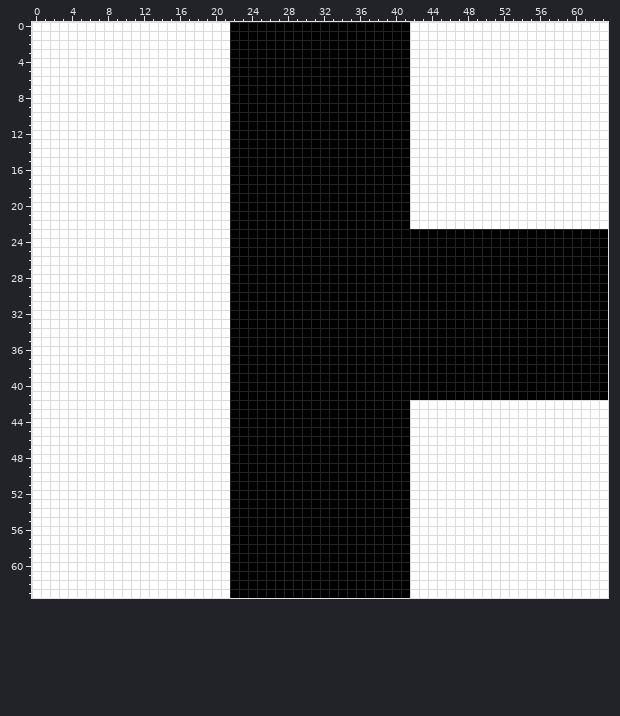
A pixel-art sprite gets an edit: static/images/top_right_bottom_none.png. This is how it looked before the edit.
The file is 64x64 pixels. Colours within 5 levels of each other are drawn and written as one.
After the commit:
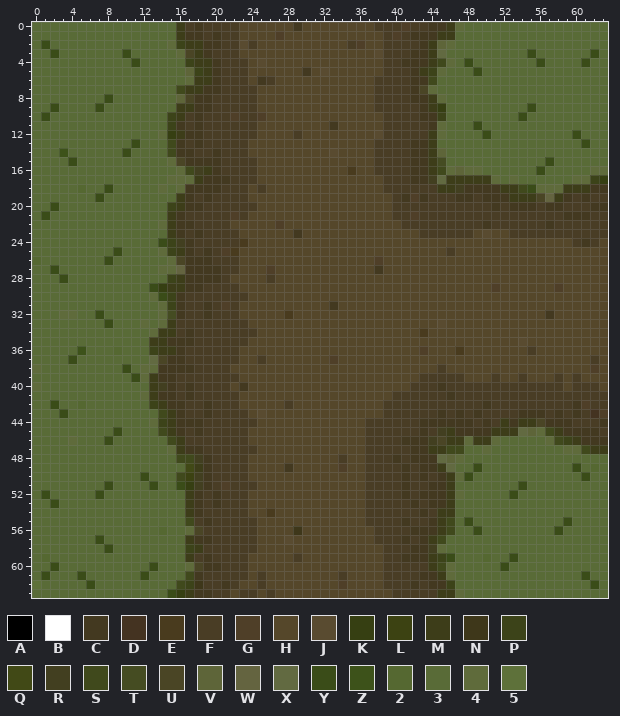
Palette (. is transparent): A #000000  B #ffffff  C #433920  D #443321  E #493b1e  F #493d25  G #4f3f28  H #55472a  J #594b30  K #363f12  L #3c4212  M #3d3d19  N #3e371a  P #3c4319  Q #414916  R #423f20  S #40491c  T #454c22  U #4a4525  V #5e6539  W #646440  X #626a41  Y #3a4c18  Z #3d521a  2 #556831  3 #596b37  4 #5f6b3b  5 #5e713a
Diff:
Changed rows in their new state; - is an unchanged pixel.
first column x 0:
 0 3333333333333333MFCFFFFHHHHHHCHHHHHHHHFFFGFFCCM43333333333333333
 1 3333333333333333MCCFCFFHHHHGHHHHHHHHHHHFGFCCCMM33333333333333333
 2 3Y33333333333334PMMCCFFJFHHHHHHHHHHFGHHFFFFCMV433333333333333333
 3 33Y3333333Y333334UMCFFFHHHHHHHHHHHHHHHJFFFCCMX333333333Y333333Y3
 4 33333333333Y33333PMMCFFFHJHHHHHHHHHHHHHFFCCCMS43Y3333333Y3333Y33
 5 33333333333333333VPMCFFFHHHHHHCHJHHHHHHFFFCMP4333Y33333333333333
 6 333333333333333334MMCFFFHCFHHHHHHHHHHHFFFFCCS3333333333333333333
 7 3333333333333333SMMCCFFFFHHHHHHHHHHHHHFFFFCU43333333333333333333
 8 33333333Y3333333VUCCFFFFFHHHHHHHHHHHHHFFFFCCM4333333333333333333
 9 33Y3333Y33333333MMCCFFFFFHHHHHHHHHHHHHFFFFFCMK333333333Y33333333
10 3Y3333333333333PMFCFFFGFFGHHHHHHHHHHHHHFFFFCCP33333333Y333333333
11 333333333333333PCFCFFFFFFHHHHHHHHCHHHHHFFFFFC4333Y33333333333333
12 333333333333334KMCCFFFFFFHHHHFHHHHHHHHJFFFFFM43333Y333333333Y333
13 33333333333Y333SCFCFFFFFHHHHHHHHHHHHHHFFFFCCM3333333333333333Y33
14 333Z333333Y3333SCCFFCFFFHHHHHHHHHJHHHHFFFFCCMV333333333333333333
15 3333Y33333333334UCCCCFFFFHHHHHHHHHHHHHFFFFCCMT33333333333Y333333
16 33333333333333334SRMCFFFFHHHHHHHHHHEHHFFFFCCMS4V44333333Y3333344
17 333333333333333444MCCCFFFHHHHHHHHHHHHHHFFFCCRXMMMMM43433333344PK
18 33333233Y33333434CCCCFFFHFHHHHHHHHHHHHHFFFFFFMMRCCCCMMSY444MMMCC
19 3333333Y33333333MCFCFFFFHHHHHHHHHHHHHHHHFCGCFFFCCFCCCMMMUWMCFCFF
20 33Y333333333333PMCCFFFFFFHHHHHHHHHHHHHHHFFFFFFFFFFFCFCCCFCCFFFCC
21 3Y3333333333333MCFFFFFGFHHHHHHHHHHHHHHHHFFGFFFFFFFFFFFFFFFFCCCFF
22 333333333333334MCCFFFFHHHHHGHHHHHHHHHHHHHFFFFFFFFFCFFFFFFCFFFFFF
23 333333333333333MCFCFFFFHHHHHHCHHHHHHHHHHHHHFFFFFFHJHHFFFFFFFFFFF
24 33333333333333YPRCFFFFFEHHHHHHHHHHHHHHHHHHHHHHHHHHHHHHHHHHHHFCFH
25 333333333Y33334PMCFCFGEHHHHHHHHHHHHHHHHHHHHHHHFHHHHHHHHHHHHHHHHH
26 23333333Y3333334UCCCFFFHHHHHHHHHHHHHHHGHHHHHHHHHHHHHHHHHHHHHHHHH
27 33Y3333333333344WCCCCFFHHHGHHHHHHHHHHHCHHHHHHHHHHHHHHHHHHHHHHHHH
28 333Y33333333333PMCCCCFHHHHFHHHHHHHHHHHHHHHHHHHHHHHHHHHHHHHHHHHHH
29 3333333333333YKMMCCFFFFHHHHHHHHHHHHHHHHHHHHHHHHHHHHGHHHHHHGHHHHH
30 33333333333334YPCFFFFFFFHHHHHHHHHHHHHHHHHHHHHHHHHHHHHHHHHHHHHHHH
31 333333333333334PCFFCFGFHHHHHHHHHHCHHHHHHHHHHHHHHHHHHHHHHHHHHHHHH
32 3334433Y3333334TCFFCFFFHHHHHEHHHHHHHHHHHHHHHHHHHHHHHHHHHHCHHHHHH
33 33333333Y333434MFFFFFFFFHHHHHHHHHHHHHHHHHHHHHJHHHHHHHHHHHHHHHHHH
34 33333333333334MMFCFFFFFFFHHHHHHHHHHHHHHHHHHEHHHHHHHHHHHHHHHHHHHH
35 3333333333333MMCCCFFFFFFHHHHHHHHHHHHHHHHHHHHHHHHHHHHHHJHHHHHHHHH
36 33333Z3332333PMMCFFFFFFHHHHHHHHHHHHHHHHHHHHGHHHEHHHHHHHFHHHHHHHH
37 3333Y33333333XUCCFFFFFFHHFHHHHHHHGHHHHHHHHHHHHHHHHHHHHHHHHHHHHFH
38 4333333333Y344CCCCFFFFHHHHHHHHHHHHHHHHHHHHHHHFHHHHHHHHHHHHHHHHGH
39 33333333333Y4MCCFFFFFFFHHHHHHHHHHHHHHHHHHHHFFFFFHHHFHHFHHHFHFHHH
40 4333333333333MRCFCFFFFHCHHHHHHHHHHHHHHHHHHFFFCFFFFFFFFFFFFFHFFFH
41 3333333333334MCCFCFFFFFHHHHHHHHHHHHHHHHHFFFFFFCFFFFFFFFFFFFFFFFF
42 33Y3323333333PMCCFFCFFFHHHHHFHHHHHHHHHHFFFFFFFFFFFCFFFFFFFFFCGFF
43 333Y3333333333SMCFFCFFFFHJHHHHHHHHHHHHHFFFFFFCFCFCFFFFCCCFCFCFDG
44 33333333333334PMCCCFFFFFFHHHHHHHHHHHHFFFFFFCCCCCCFCFMCMMUCCCFFFC
45 333333333Y3333SMCFCFFFFFHHHHHHHHHHHHHFFFFFFCFRMCCCCMMMXV4SMCCCCF
46 33334333Y333333SMFFFFFFFHHHHHHHHHHHHHFFFFCCCRUMM4MM4333334SPMCCC
47 3333333333333334MCCFFFFFFHHHHHHHHHHHHFFFFFCCMMSS3343333333344SMM
48 3333333333333333SSRCFFFFHHHHHHHHHHFHHFFFCFCCCXV43333333333333333
49 33333333333333333QMCFFFFHHHHCHHHHHGHHFFFFCFCCMX33Y3333333333Y323
50 333333333333Y333SLRCFFFFHHHHHHHHHHHHHFFFFCFCFCM4Y333333333333Y33
51 33333333Y3333Y33YKRCFGFFFHHHHHHHHHHHHFFFFCFFCCM3333333Y333333333
52 3Y33333Y333333333MCFCFFFHHHHHHHHHHHHHFFFFCFCCCM433333Y3333333333
53 33Y33333333333333MCFCFFFHHHHHHHHHHHHHFFFFFCFCCM33333333333333333
54 33333333333333333MCFFFFFHHEHHHHHHHHHHFFFFFFCFMM33333333333333333
55 33333333333333333SFCFFFFFHHHHHHHHHHHHFFFFCFFCMS3Y3333333333Y3333
56 333333333333332334UFFFFFFHHHHNHHHHHHHHFFFFCCCMS33Y33333333Y33333
57 3333333Y333333333MCCFFFFFHHHJHHHHHHHHHFFFCFCMS333333333333333333
58 33333333Y33333333PMFFFFFFHHHHHHHHHHHHHHFFFCCR4333333333333333333
59 32333333333333333MFCFFFFHHHHHFHHHHHHHHHFFCCCMPY333233Y3333333333
60 33Y3333333333Y3334UCCFFFHHHHHHHHHHHHHHHFFFFFMS433333Y33333333333
61 3Y333Y333333Y3333SCFFFFFHFHHHHHHHHFHHHHFFFFCCM433333333333333Y33
62 533333Y333333333SPNFFCFHHFHHHHHHHHGHHHHFFFCFCCP333333333333333Y3
63 333333333333333YKMCCFFHFFHFHHHHHHHHHHHHHFFFFFMM43333333333333333
Boxes around the changes in both pictures, in picture pixels (x1, y1, x2, y2):
changed: (32, 22, 608, 598)
